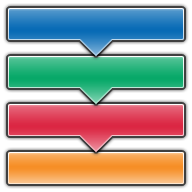
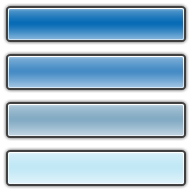
Before/after of a 192px x 192px layered artwork. What changed in the layer stack:
added group "Oni" with 20 layers above "Extended" over [8, 10, 184, 184]
added group "One copy" with 4 layers in group "Oni" over [8, 10, 184, 40]
added layer "Stroke copy 6" in group "One copy" over [8, 10, 184, 40]
added layer "Gloss copy 6" in group "One copy" over [8, 10, 184, 40]
added layer "Fill copy 6" in group "One copy" over [8, 10, 184, 40]
added layer "BG copy 6" in group "One copy" over [8, 10, 184, 40]
added group "Two copy" with 4 layers in group "Oni" over [8, 56, 184, 88]
added layer "Stroke copy 5" in group "Two copy" over [8, 56, 184, 88]
added layer "Gloss copy 5" in group "Two copy" over [8, 56, 184, 88]
added layer "Fill copy 5" in group "Two copy" over [8, 56, 184, 88]
added layer "BG copy 5" in group "Two copy" over [8, 56, 184, 88]
added group "Three copy" with 4 layers in group "Oni" over [8, 104, 184, 136]
added layer "Stroke copy 4" in group "Three copy" over [8, 104, 184, 136]
added layer "Gloss copy 4" in group "Three copy" over [8, 104, 184, 136]
added layer "Fill copy 4" in group "Three copy" over [8, 104, 184, 136]
added layer "BG copy 4" in group "Three copy" over [8, 104, 184, 136]
added group "Group 1 copy" with 4 layers in group "Oni" over [8, 152, 184, 184]
added layer "Stroke copy 3" in group "Group 1 copy" over [8, 152, 184, 184]
added layer "Gloss copy 3" in group "Group 1 copy" over [8, 152, 184, 184]
added layer "Fill copy 3" in group "Group 1 copy" over [8, 152, 184, 184]
added layer "BG copy 3" in group "Group 1 copy" over [8, 152, 184, 184]
hid group "Extended" (20 layers) over [8, 10, 184, 184]
